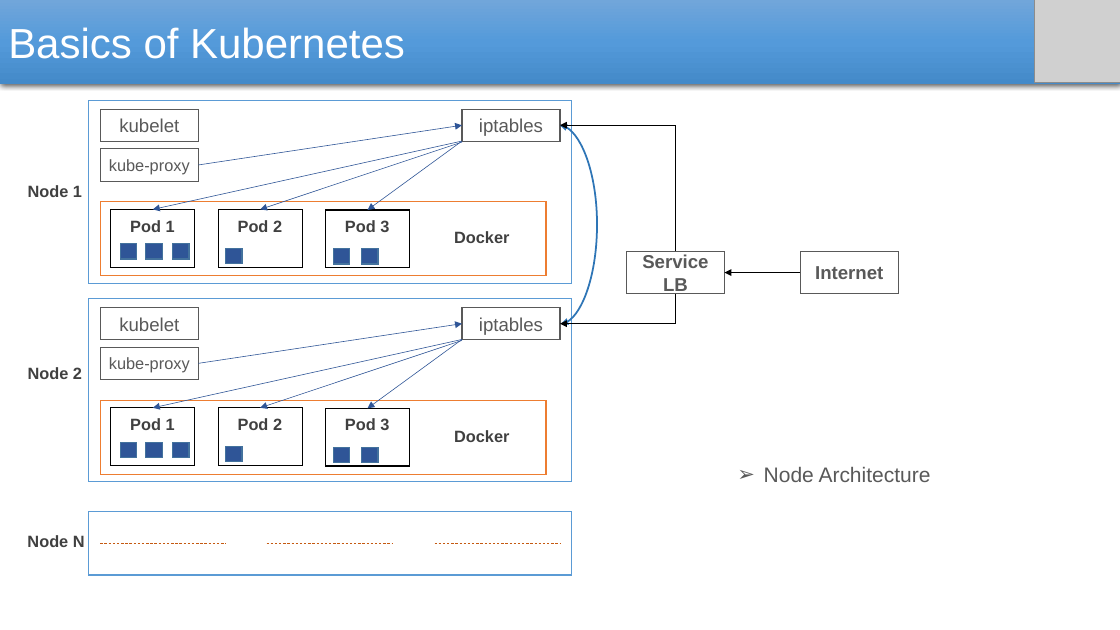
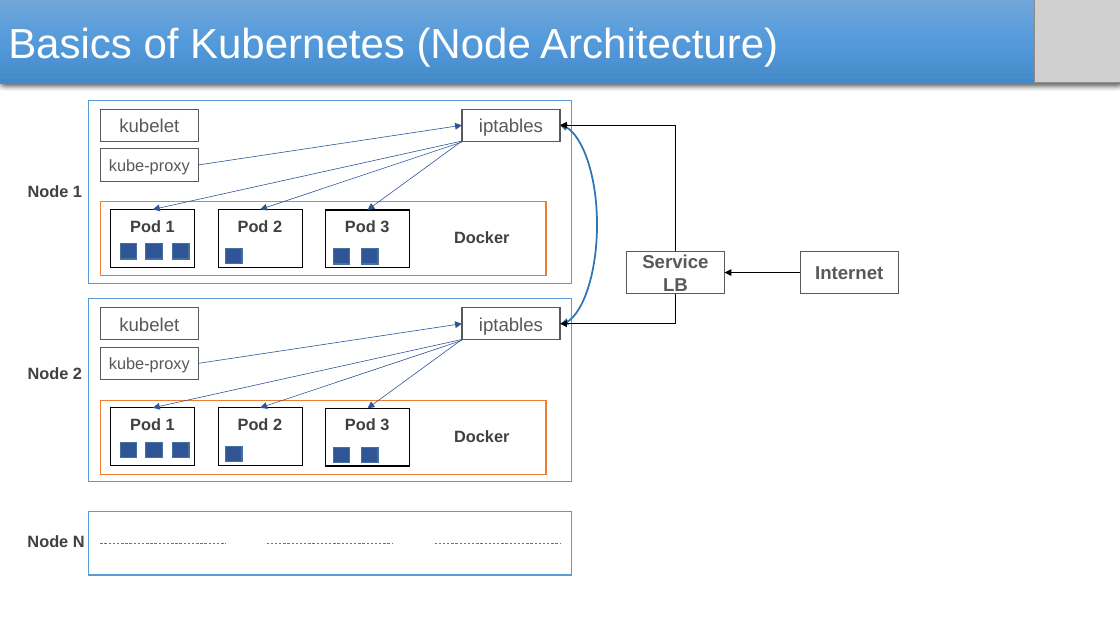
Before and after one commit to SubhadeepSen/Kubernetes-Learning, a slide deck: slide 7 of Kubernetes.pptx. Drawn at 1120x630 pixels with LibreOffice and Linux fonts; fonts in the diff are those of the drawing; grey boxes stand for pictures. Boxes give left, top, right and bottom in pixels: in the first picture for what was removed or moved away, otherwise in the second. Text is boxed around its words. In the diff, an @@ line names an element or a change of style, - is before the commit and + after.

```diff
--- a/Kubernetes.pptx
+++ b/Kubernetes.pptx
@@ text in rectangle at <box>8,27,778,67</box>: text changed @@
-Basics of Kubernetes
+Basics of Kubernetes (Node Architecture)
@@ text removed at <box>764,467,931,482</box> @@
-➢ Node Architecture
```
Also in this commit, not shown: 5 other slides changed, 17 slides added, 2 other files.
